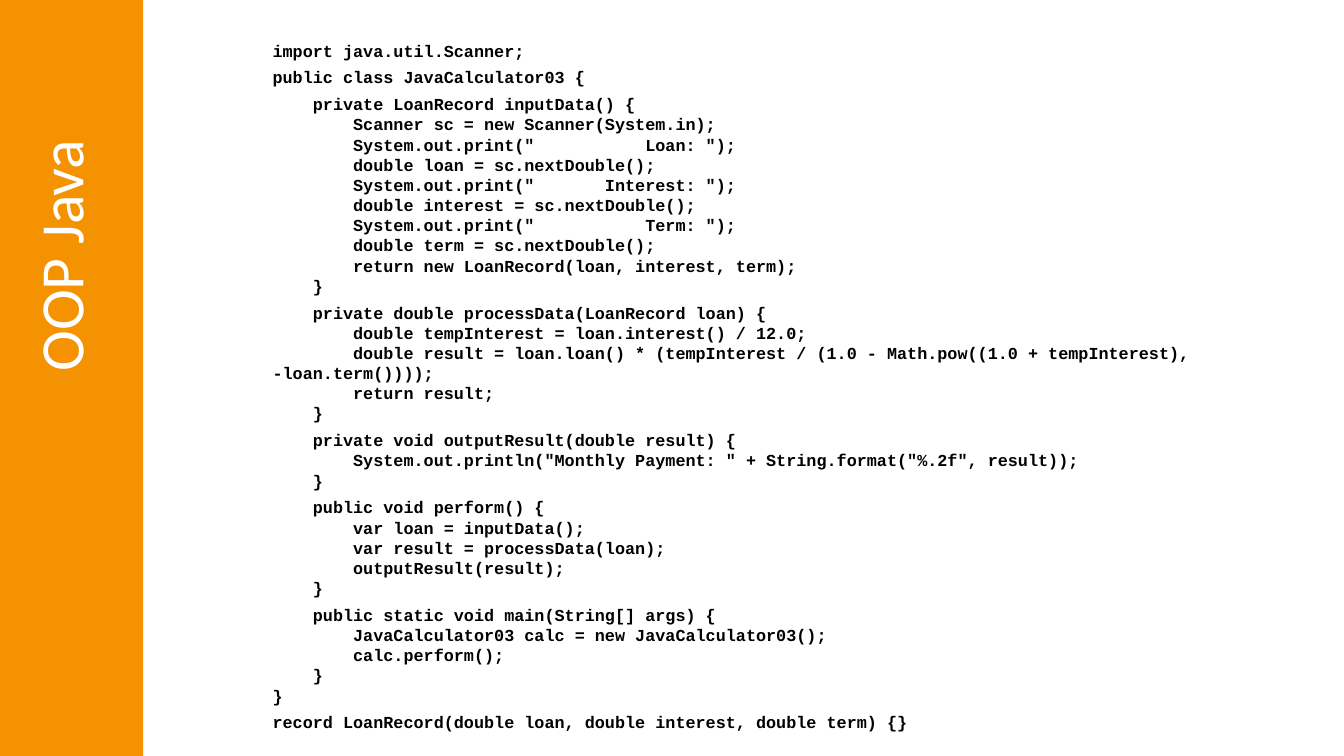
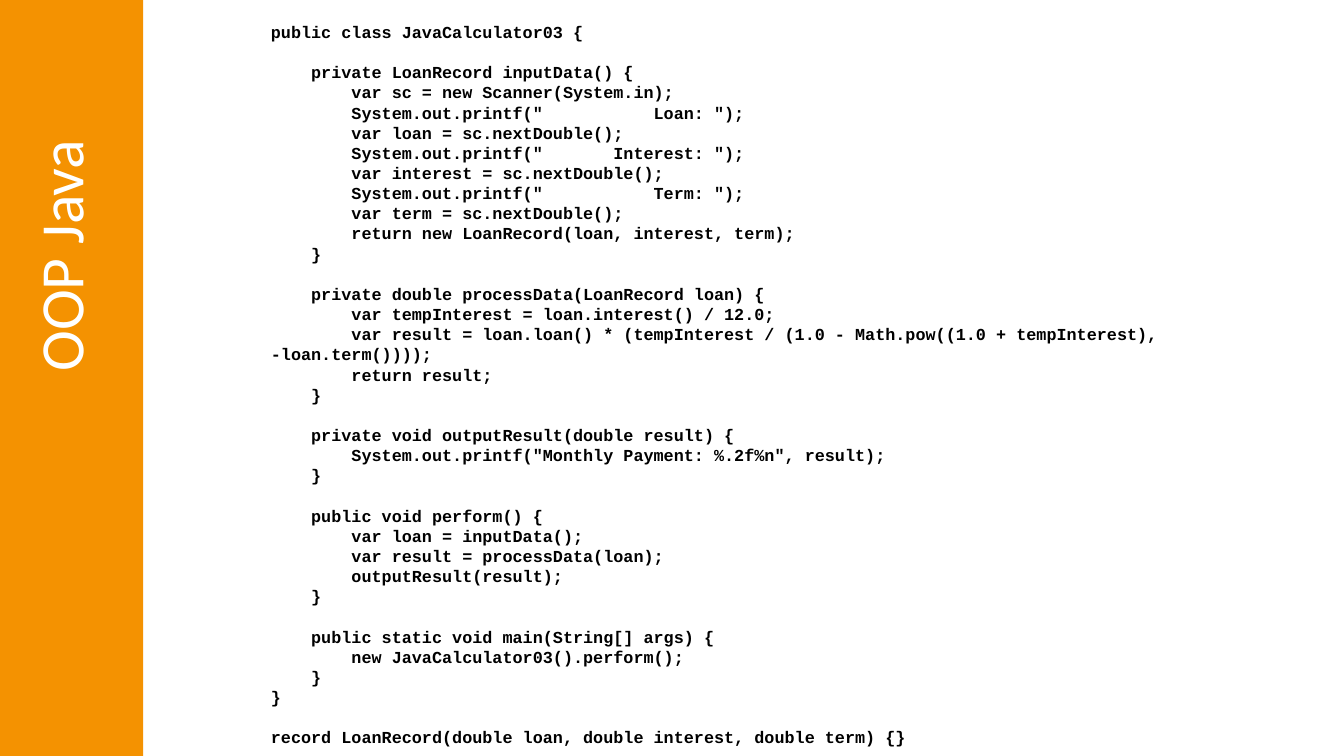
Before and after one commit to omniprof/JCP_EC_Education_WG_Presentation, a slide deck: slide 29 of Java in Education For JUGs 2.0 with notes.pptx. Drawn at 1344x756 pixels with LibreOffice and Linux fonts; fonts in the diff are those of the drawing. Boxes give left, top, right and bottom in pixels: in the first picture for what was removed or moved away, otherwise in the second. Text is boxed around its words. In the diff, an @@ line names an element or a change of style, - is before the commit and + after.

```diff
--- a/Java in Education For JUGs 2.0 with notes.pptx
+++ b/Java in Education For JUGs 2.0 with notes.pptx
@@ text "public class JavaCalculator03 {": place and size @@
-text "public class JavaCalculator03 {" at <box>273,45,1189,732</box>
+text "public class JavaCalculator03 {" at <box>271,26,1157,747</box>
@@ text at <box>273,45,524,61</box>: paragraph removed @@
-import java.util.Scanner;
@@ text at <box>351,86,704,223</box>: text changed @@
-Scanner sc = new Scanner(System.in);
-System.out.print(" Loan: ");
-double loan = sc.nextDouble();
-System.out.print(" Interest: ");
-double interest = sc.nextDouble();
-System.out.print(" Term: ");
-double term = sc.nextDouble();
+var sc = new Scanner(System.in);
+System.out.printf(" Loan: ");
+var loan = sc.nextDouble();
+System.out.printf(" Interest: ");
+var interest = sc.nextDouble();
+System.out.printf(" Term: ");
+var term = sc.nextDouble();
@@ text at <box>271,308,1157,364</box>: text changed @@
-double tempInterest = loan.interest() / 12.0;
-double result = loan.loan() * (tempInterest / (1.0 - Math.pow((1.0 + tempInterest), -loan.term())));
+var tempInterest = loan.interest() / 12.0;
+var result = loan.loan() * (tempInterest / (1.0 - Math.pow((1.0 + tempInterest), -loan.term())));
@@ text at <box>351,449,886,465</box>: text changed @@
-System.out.println("Monthly Payment: " + String.format("%.2f", result));
+System.out.printf("Monthly Payment: %.2f%n", result);
@@ text at <box>351,650,684,667</box>: text changed @@
-JavaCalculator03 calc = new JavaCalculator03();
-calc.perform();
+new JavaCalculator03().perform();
```
Also in this commit, not shown: 3 other slides changed, 5 other files.
